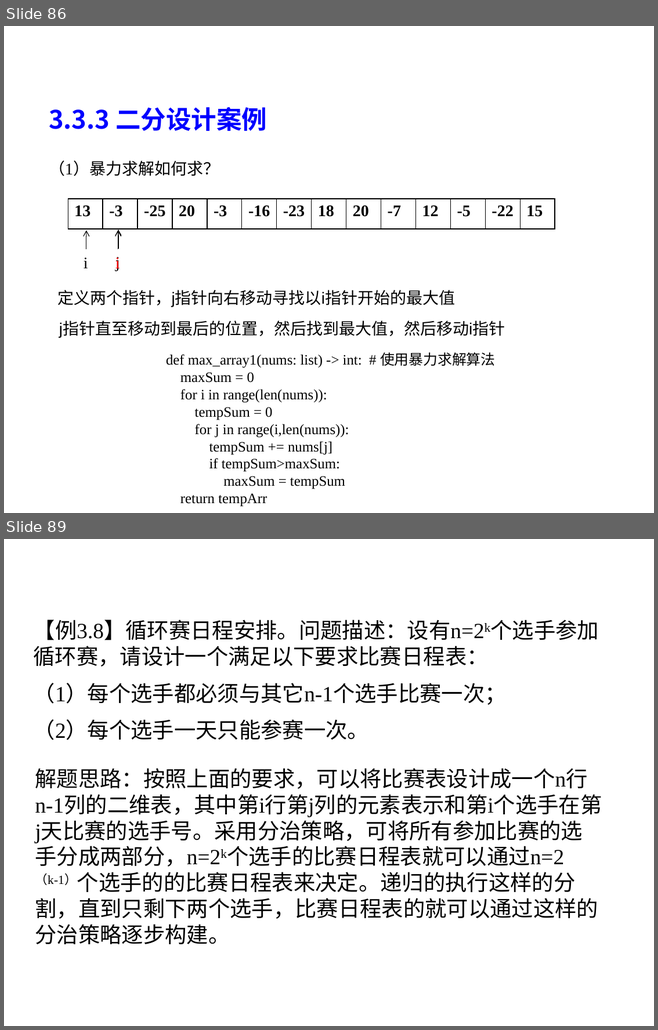
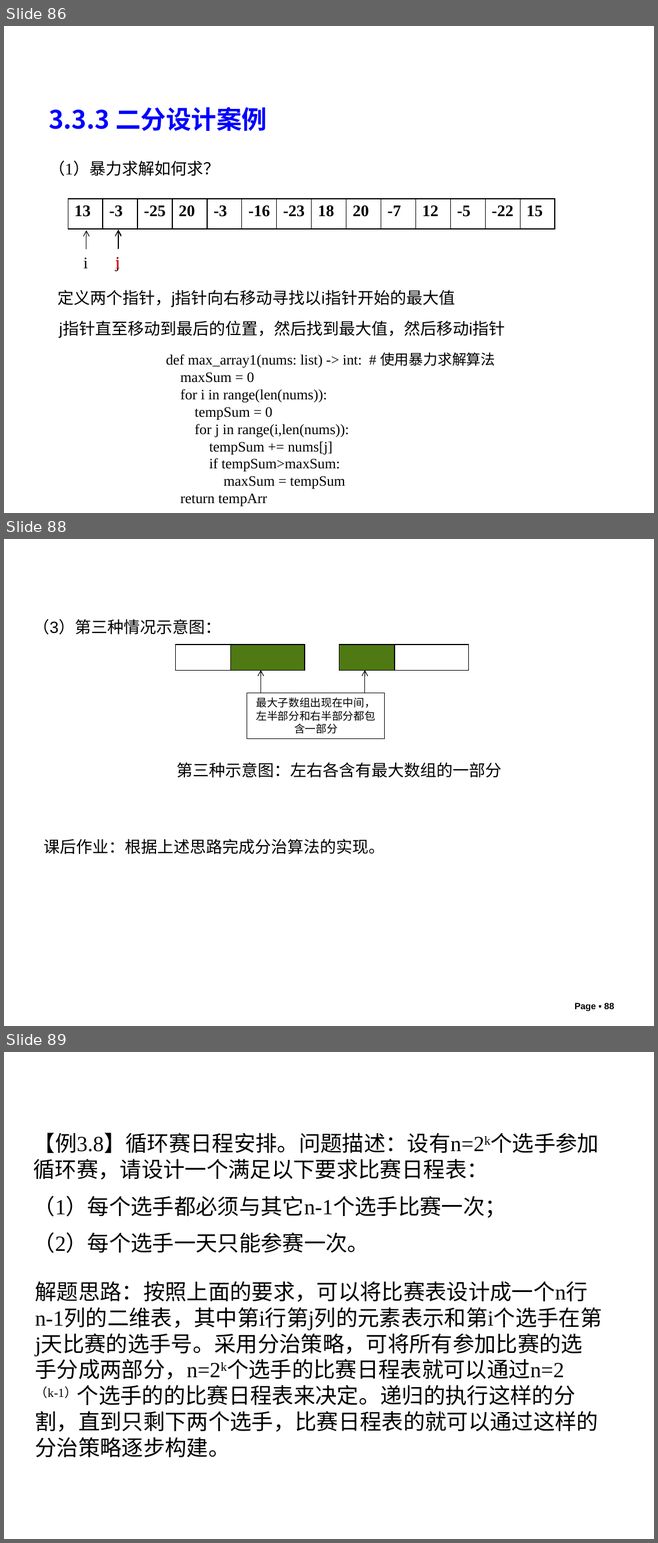
Before and after one commit to liutongling/DP, a slide deck: file/第3章 分治法计.pptx. Shown one above the other, each under a label of ours: slides 86 and 89 before the commit, slides 86, 88 and 89 after it; the slides between them are not shown. The pictures are 658x1030 and 658x1543 pixels, drawn with LibreOffice and Linux fonts; fonts in the diff are those of the drawing; background and template pictures are left out. Boxes give left, top, right and bottom in pixels: in the first picture for what was removed or moved away, otherwise in the second. Text is boxed around its words. In the diff, an @@ line names an element or a change of style, - is before the commit and + after.

```diff
--- a/file/第3章 分治法计.pptx
+++ b/file/第3章 分治法计.pptx
@@ slide 88 added at [4, 539, 654, 1026], background #FFFFFF @@
@@ text added at [34, 619, 221, 635], 18 pt, text #000000 @@
+（3）第三种情况示意图：
@@ table added at [176, 644, 305, 670], 1 rows, 2 columns @@
+ | 
@@ table added at [339, 644, 469, 670], 1 rows, 2 columns @@
+ | 
@@ arrow added from (260, 694) to (260, 670), #000000 0.75 pt @@
@@ arrow added from (365, 694) to (365, 670), #000000 0.75 pt @@
@@ rectangle added at [247, 693, 384, 739], outline #000000 0.75 pt, 12 pt, text #000000 @@
+最大子数组出现在中间，左半部分和右半部分都包含一部分
@@ text added at [177, 762, 502, 778], 18 pt, text #000000 @@
+第三种示意图：左右各含有最大数组的一部分
@@ text added at [43, 839, 384, 855], 18 pt, text #000000 @@
+课后作业：根据上述思路完成分治算法的实现。
@@ page number added at [574, 1003, 614, 1012], 10 pt, text #000000, bold @@
+Page ▪ 88
```
Also in this commit, not shown: 2 slides changed, 1 slide removed, 1 other file.
